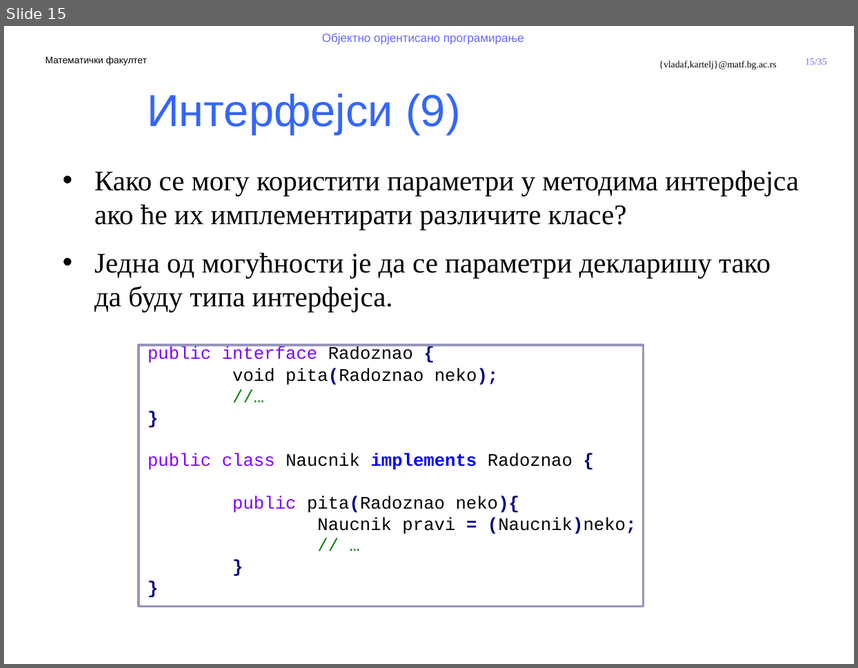
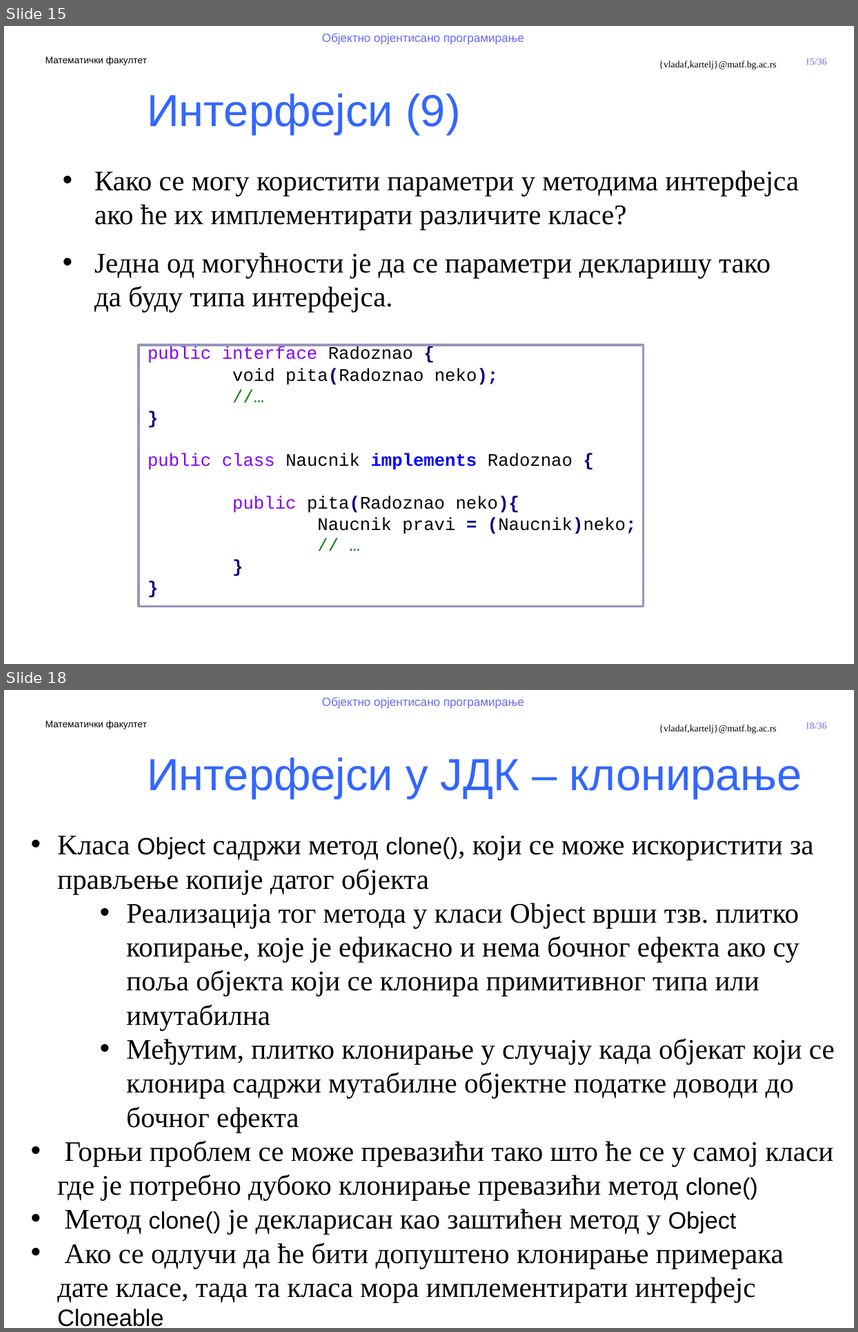
Before and after one commit to MatfOOP/OOP, a slide deck: predavanja/prezentacije/OOP11-Apstraktne klase i interfejsi.pptx. Shown one above the other, each under a label of ours: slide 15 before the commit, slides 15 and 18 after it; the slides between them are not shown. The pictures are 858x668 and 858x1332 pixels, drawn with LibreOffice and Linux fonts; fonts in the diff are those of the drawing; background and template pictures are left out. Boxes give left, top, right and bottom in pixels: in the first picture for what was removed or moved away, otherwise in the second. Text is boxed around its words. In the diff, an @@ line names an element or a change of style, - is before the commit and + after.

```diff
--- a/predavanja/prezentacije/OOP11-Apstraktne klase i interfejsi.pptx
+++ b/predavanja/prezentacije/OOP11-Apstraktne klase i interfejsi.pptx
@@ slide 18 added at bbox=[4, 690, 854, 1328], background #FFFFFF; not listed: 5 template elements that a slide beside it also shows @@
@@ text added at bbox=[147, 758, 802, 798], 38 pt, text #3366FF @@
+Интерфејси у ЈДК – клонирање
@@ text added at bbox=[57, 836, 835, 1302], 24 pt, text #000000 @@
+• Kласа Object садржи метод clone(), који се може искористити за прављење копије датог објекта
+  • Реализација тог метода у класи Object врши тзв. плитко копирање, које је ефикасно и нема бочног ефекта ако су поља објекта који се клонира примитивног типа или имутабилна
+  • Међутим, плитко клонирање у случају када објекат који се клонира садржи мутабилне објектне податке доводи до бочног ефекта
+• Горњи проблем се може превазићи тако што ће се у самој класи где је потребно дубоко клонирање превазићи метод clone()
+• Метод clone() је декларисан као заштићен метод у Object
+• Ако се одлучи да ће бити допуштено клонирање примерака дате класе, тада та класа мора имплементирати интерфејс Cloneable
@@ page number at bbox=[805, 58, 826, 65]: text changed @@
-15/35
+15/36
```
Also in this commit, not shown: 3 slides changed, 23 other files.
